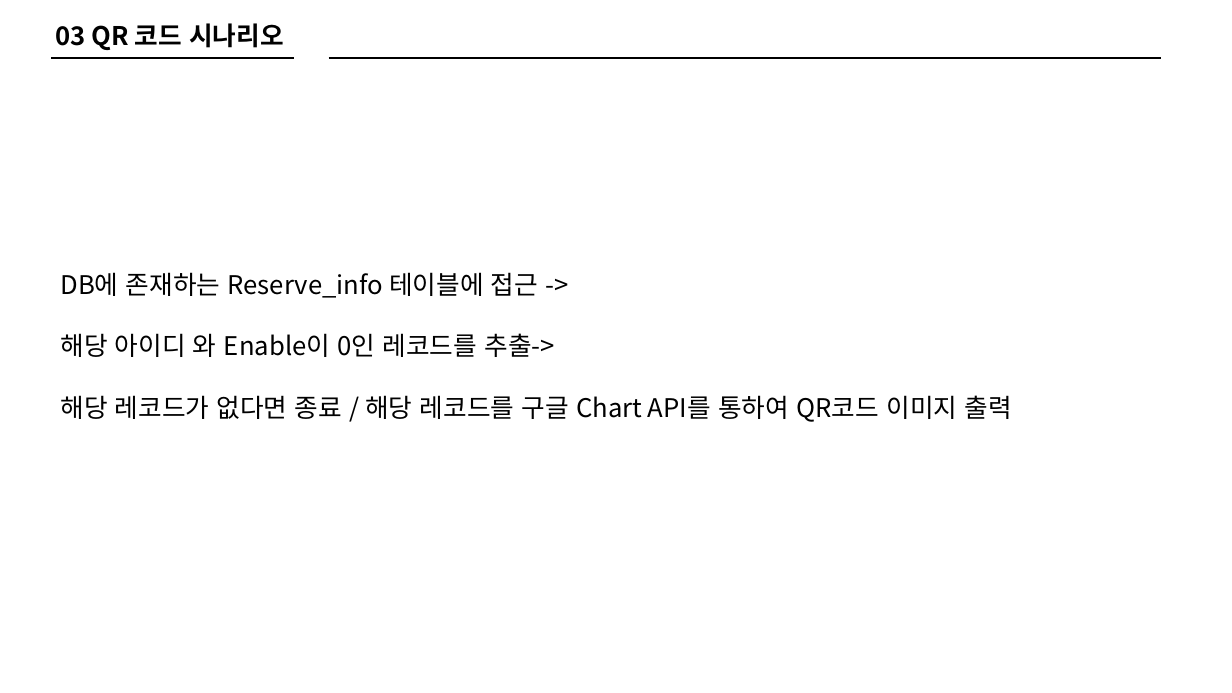
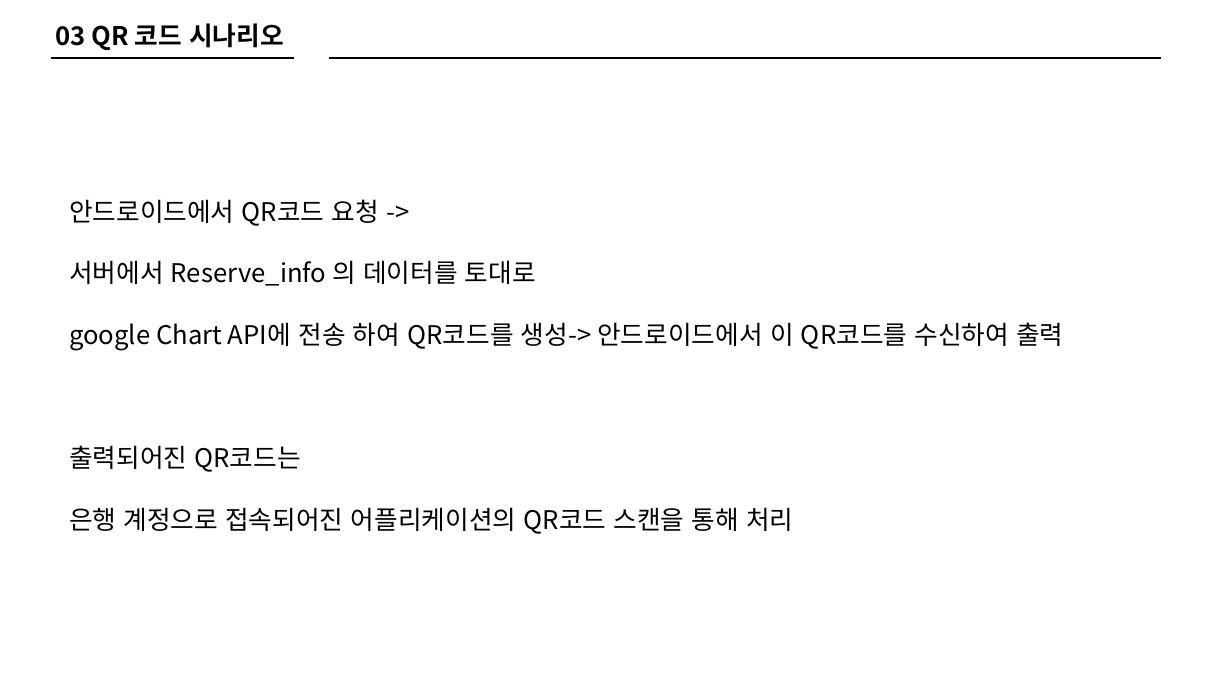
Before and after one commit to KPU-SSMS/PPT, a slide deck: slide 13 of 프로토타입 3-5(박병현,장태홍,백승제).pptx (slide 8 before the commit). Drawn at 1232x693 pixels with LibreOffice and Linux fonts; fonts in the diff are those of the drawing. Boxes give left, top, right and bottom in pixels: in the first picture for what was removed or moved away, otherwise in the second. Text is boxed around its words. In the diff, an @@ line names an element or a change of style, - is before the commit and + after.

Commit message:
3차 발표 후 추가 업데이트
5월 17일 추가 업데이트

```diff
--- a/프로토타입 3-5(박병현,장태홍,백승제).pptx
+++ b/프로토타입 3-5(박병현,장태홍,백승제).pptx
@@ text at [69, 199, 1063, 534]: text changed @@
-DB에 존재하는 Reserve_info 테이블에 접근 ->
-해당 아이디 와 Enable이 0인 레코드를 추출->
-해당 레코드가 없다면 종료 / 해당 레코드를 구글 Chart API를 통하여 QR코드 이미지 출력
+안드로이드에서 QR코드 요청 ->
+서버에서 Reserve_info 의 데이터를 토대로
+google Chart API에 전송 하여 QR코드를 생성-> 안드로이드에서 이 QR코드를 수신하여 출력
+출력되어진 QR코드는
+은행 계정으로 접속되어진 어플리케이션의 QR코드 스캔을 통해 처리
```
Also in this commit, not shown: 7 other slides changed, 1 slide removed, 6 other files.
